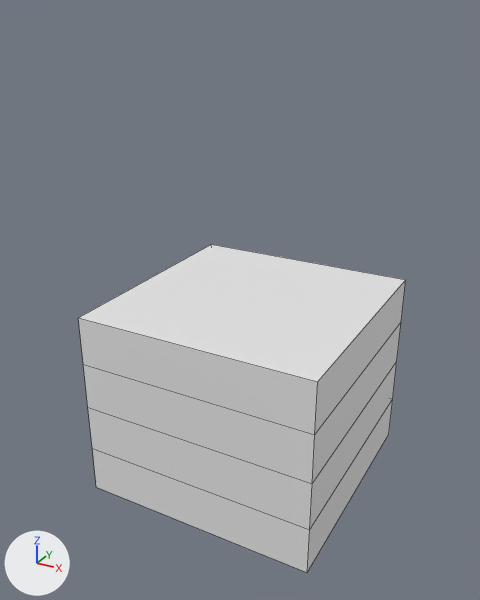
The Blender file rct2/scenery/MedievalTheming/wc2_Castle-Wall/wc2_V001.blend as it was, and as the next commit left it.
One viewpoint serves both versions: a 50 mm camera at (4.71, -8.99, 7.67) aimed at (-0.1, -0.25, 3.29). Arrows for +X, +Y and +Z are at lower left; the lights stay in place. Mesh edges are drawn as thin lines. The same objects are shown in both versions, whatever each file hides.
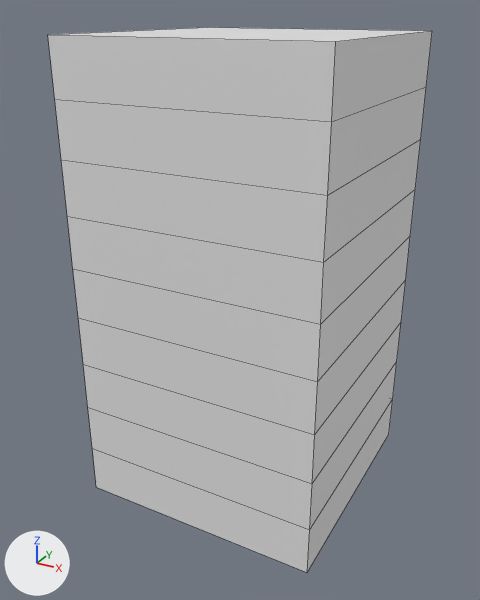
Where the change shows, as pixel boxes (x1, y1, x2, y2) in the pictures (480 x 600 px):
'Cube.001', modifiers changed (17% wider, 66% taller): before (78, 244, 405, 572); after (48, 27, 432, 572)

Diff of the bpy script that builds the scene:
```diff
--- a/rct2/scenery/MedievalTheming/wc2_Castle-Wall/wc2_V001.blend.py
+++ b/rct2/scenery/MedievalTheming/wc2_Castle-Wall/wc2_V001.blend.py
@@ ob_cube_001 @@
 _m = ob_cube_001.modifiers.new('Array', 'ARRAY')
-_m.count = 4
+_m.count = 9
 _m.constant_offset_displace = (0.0, 0.0, 0.0)
```
